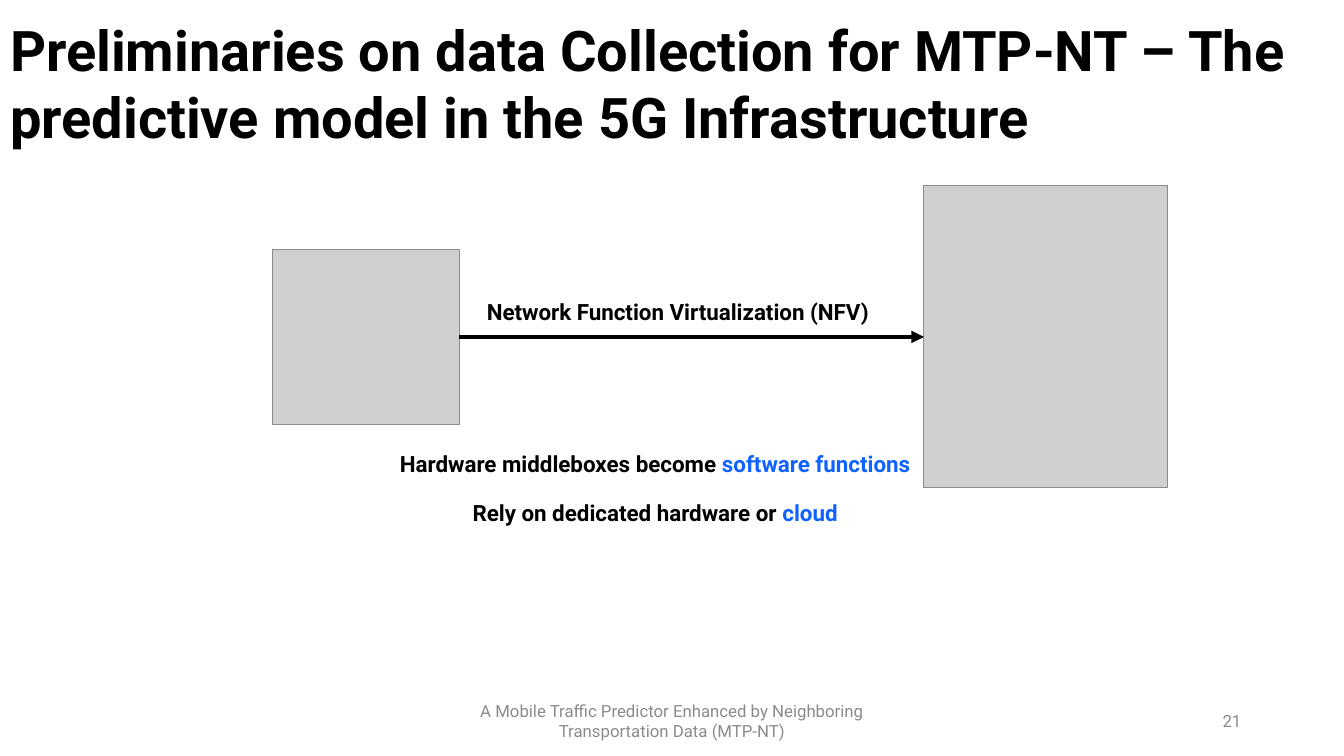
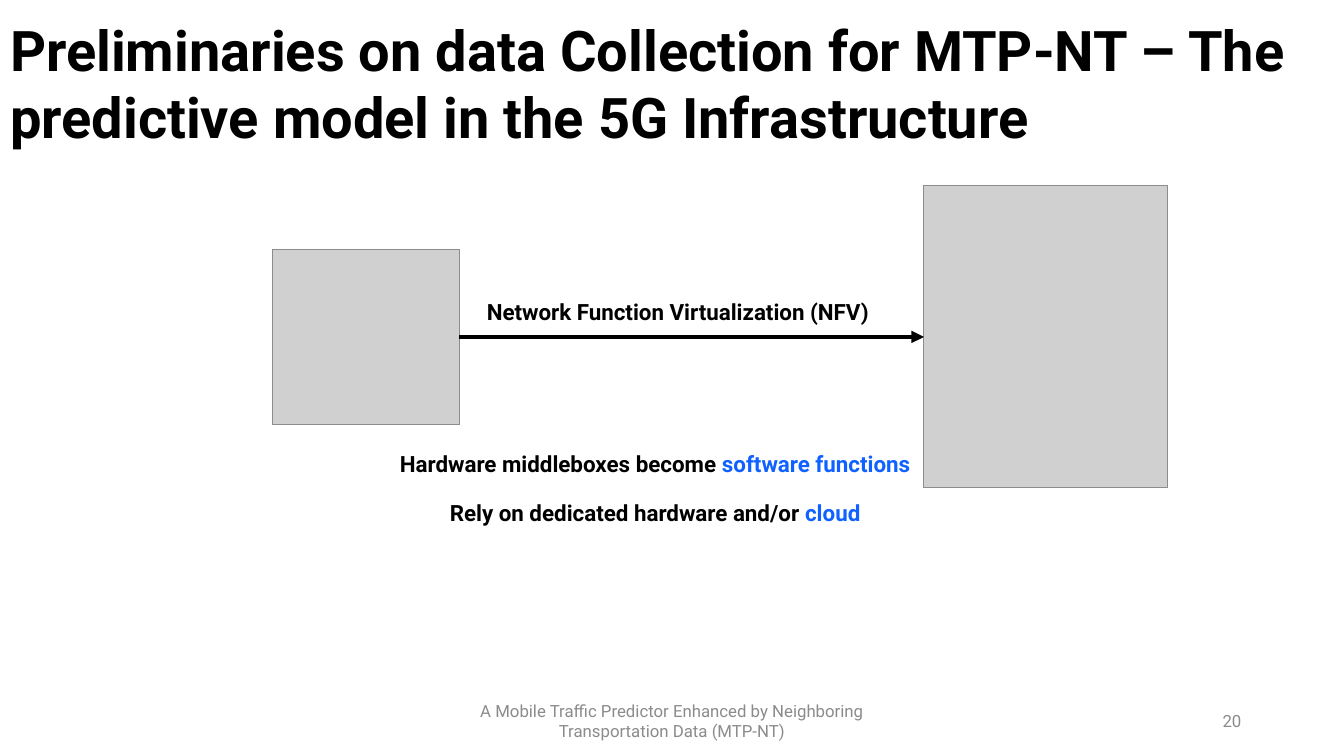
Before and after one commit to PatrickLdA/milan-telecom-analysis, a slide deck: slide 20 of defesa.pptx (slide 21 before the commit). Drawn at 1344x756 pixels with LibreOffice and Linux fonts; fonts in the diff are those of the drawing; grey boxes stand for pictures. Boxes give left, top, right and bottom in pixels: in the first picture for what was removed or moved away, otherwise in the second. Text is boxed around its words. In the diff, an @@ line names an element or a change of style, - is before the commit and + after.

Commit message:
Presentation 19-aug

```diff
--- a/defesa.pptx
+++ b/defesa.pptx
@@ title at (x1=400, y1=455, x2=910, y2=526): text changed @@
-Hardware middleboxes become software functions
-Rely on dedicated hardware or cloud
+Hardware middleboxes become software functions
+Rely on dedicated hardware and/or cloud
@@ page number at (x1=1223, y1=715, x2=1242, y2=727): text changed @@
-21
+20
```
Also in this commit, not shown: 10 other slides changed, 10 slides added, 1 slide removed.
